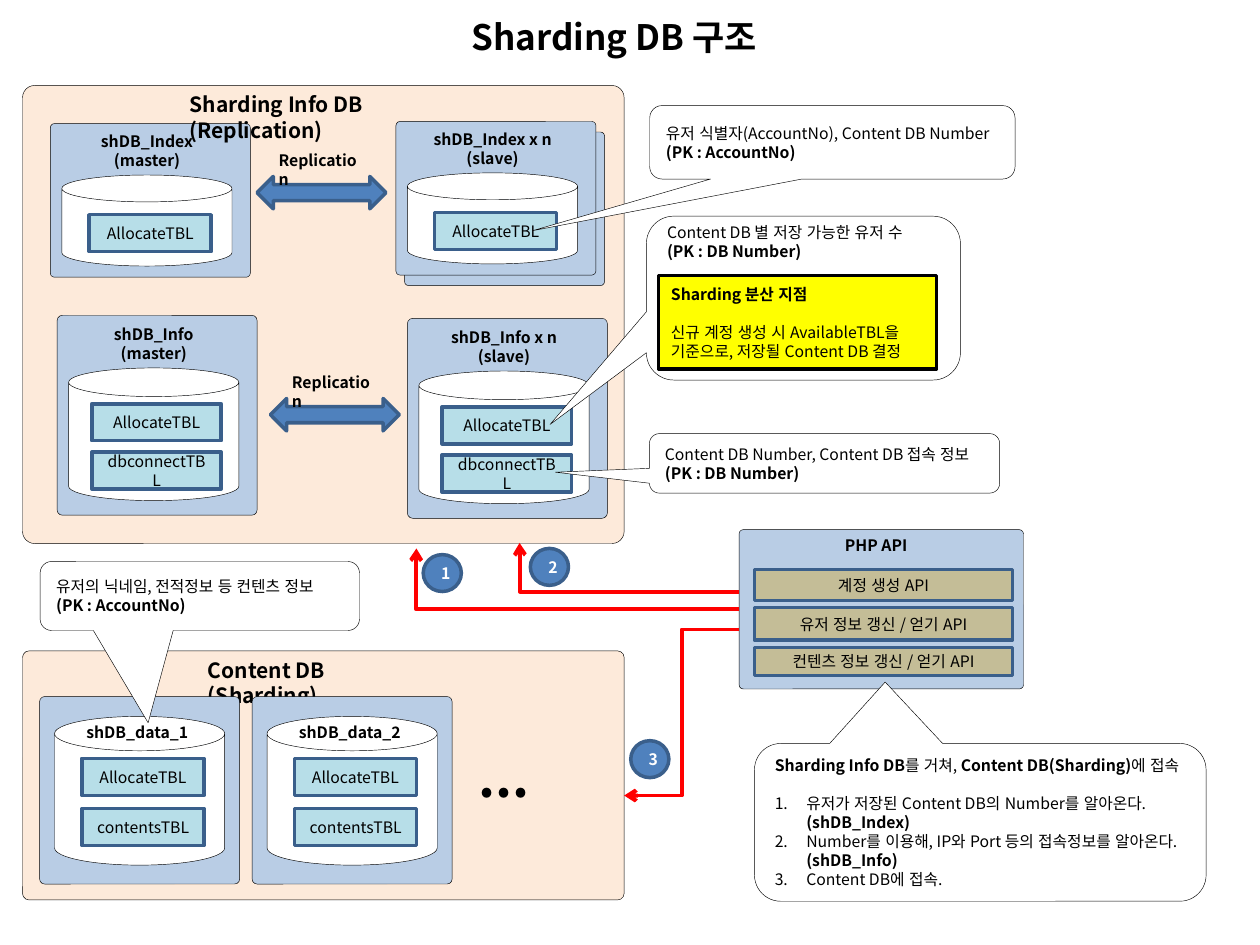
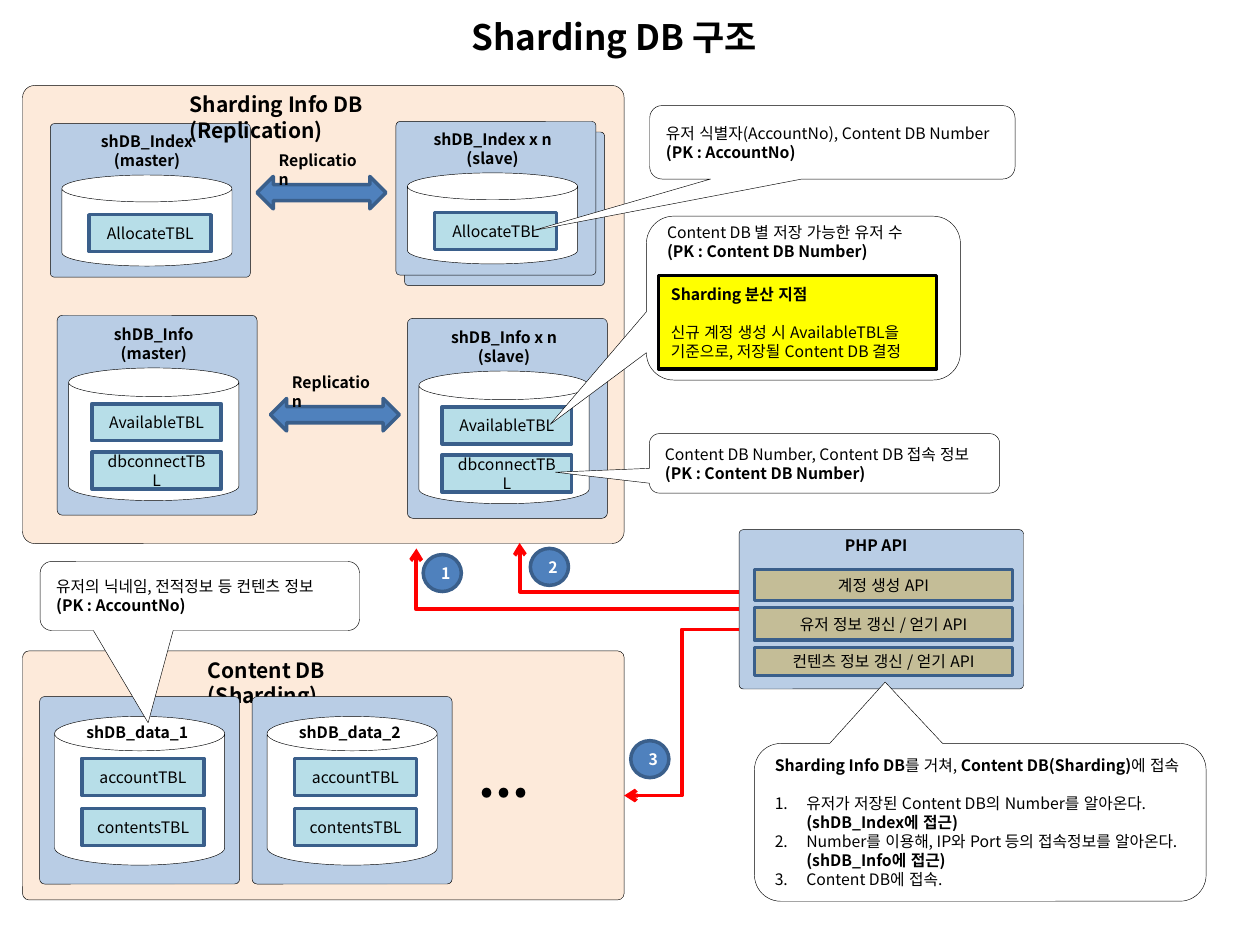
Before and after one commit to Buchen-Apple/MyCode, a slide deck: slide 6 of _포트폴리오/최종/포트폴리오_신버전_송진규.pptx. Drawn at 1260x945 pixels with LibreOffice and Linux fonts; fonts in the diff are those of the drawing. Boxes give left, top, right and bottom in pixels: in the first picture for what was removed or moved away, otherwise in the second. Text is boxed around its words. In the diff, an @@ line names an element or a change of style, - is before the commit and + after.

```diff
--- a/_포트폴리오/최종/포트폴리오_신버전_송진규.pptx
+++ b/_포트폴리오/최종/포트폴리오_신버전_송진규.pptx
@@ text in rounded speech box at (667, 244, 867, 260): text changed @@
-(PK : DB Number)
+(PK : Content DB Number)
@@ text in rectangle at (109, 415, 204, 428): text changed @@
-AllocateTBL
+AvailableTBL
@@ text in rectangle at (459, 418, 554, 431): text changed @@
-AllocateTBL
+AvailableTBL
@@ text in rounded speech box at (665, 466, 865, 482): text changed @@
-(PK : DB Number)
+(PK : Content DB Number)
@@ text in rectangle at (99, 771, 186, 783): text changed @@
-AllocateTBL
+accountTBL
@@ text in rectangle at (312, 771, 399, 783): text changed @@
-AllocateTBL
+accountTBL
@@ text in rounded speech box at (806, 796, 1177, 869): text changed @@
-1. 유저가 저장된 Content DB의 Number를 알아온다. (shDB_Index)
-2. Number를 이용해, IP와 Port 등의 접속정보를 알아온다. (shDB_Info)
+1. 유저가 저장된 Content DB의 Number를 알아온다. (shDB_Index에 접근)
+2. Number를 이용해, IP와 Port 등의 접속정보를 알아온다. (shDB_Info에 접근)
```
Also in this commit, not shown: 9 other slides changed, 3 slides added, 1 slide removed, 30 other files.
